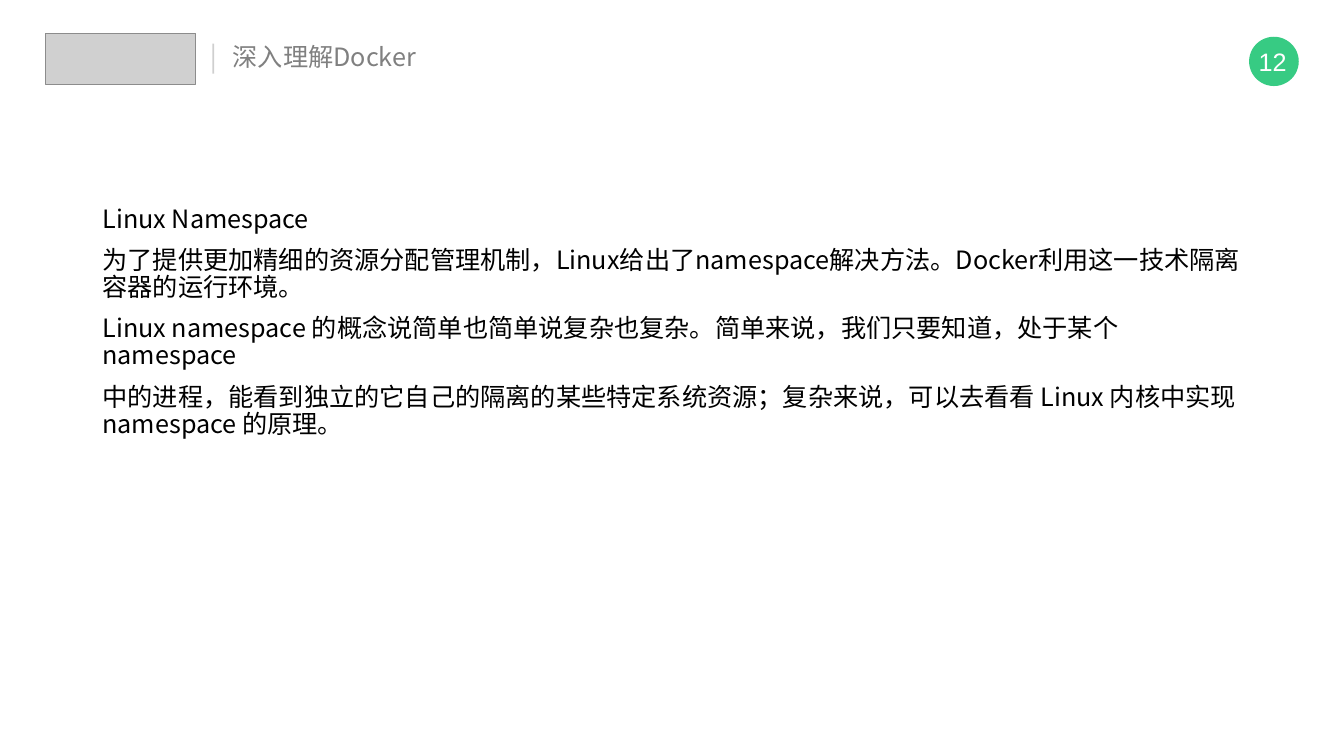
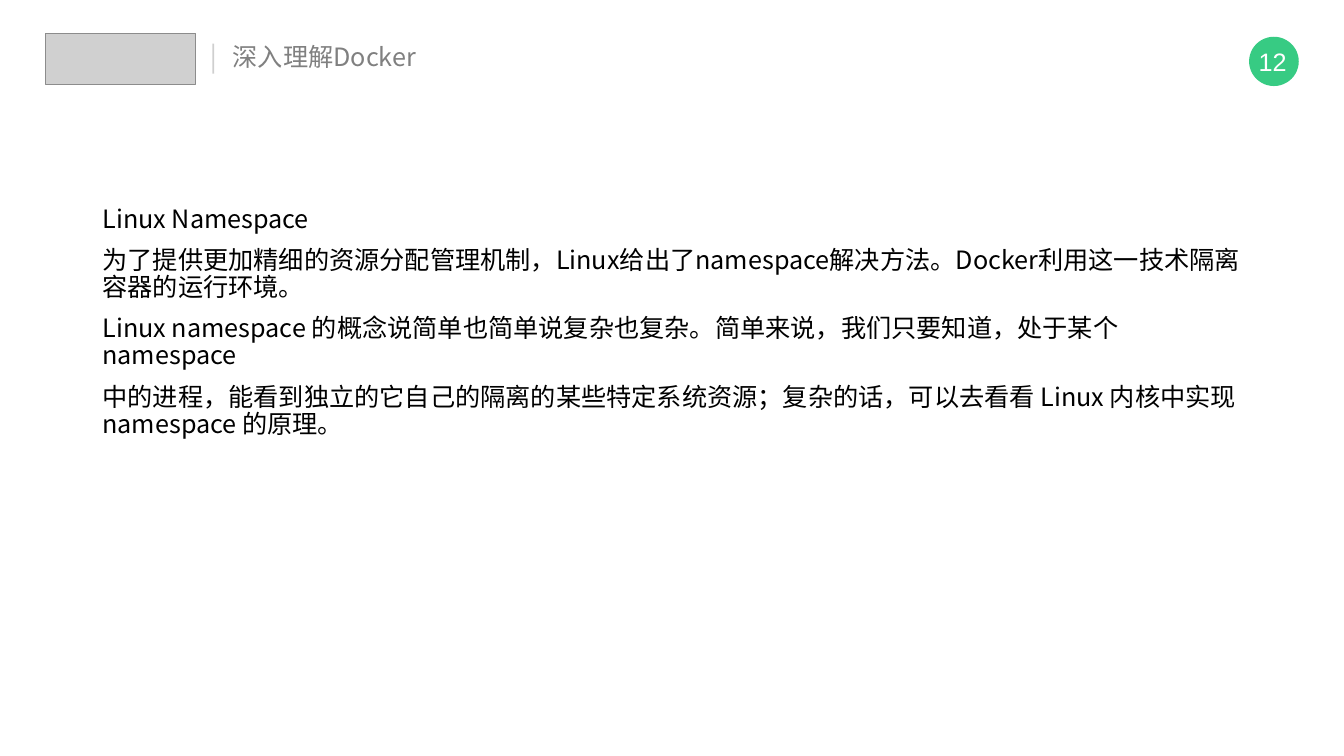
Before and after one commit to IT18Monkey/java-learn-note, a slide deck: slide 15 of 技术分享/浅尝docker.pptx. Drawn at 1344x756 pixels with LibreOffice and Linux fonts; fonts in the diff are those of the drawing; grey boxes stand for pictures. Boxes give left, top, right and bottom in pixels: in the first picture for what was removed or moved away, otherwise in the second. Text is boxed around its words. In the diff, an @@ line names an element or a change of style, - is before the commit and + after.

```diff
--- a/技术分享/浅尝docker.pptx
+++ b/技术分享/浅尝docker.pptx
@@ text at (102, 384, 1236, 439): text changed @@
-中的进程，能看到独立的它自己的隔离的某些特定系统资源；复杂来说，可以去看看 Linux 内核中实现 namespace 的原理。
+中的进程，能看到独立的它自己的隔离的某些特定系统资源；复杂的话，可以去看看 Linux 内核中实现 namespace 的原理。
```
Also in this commit, not shown: 2 other slides changed.
